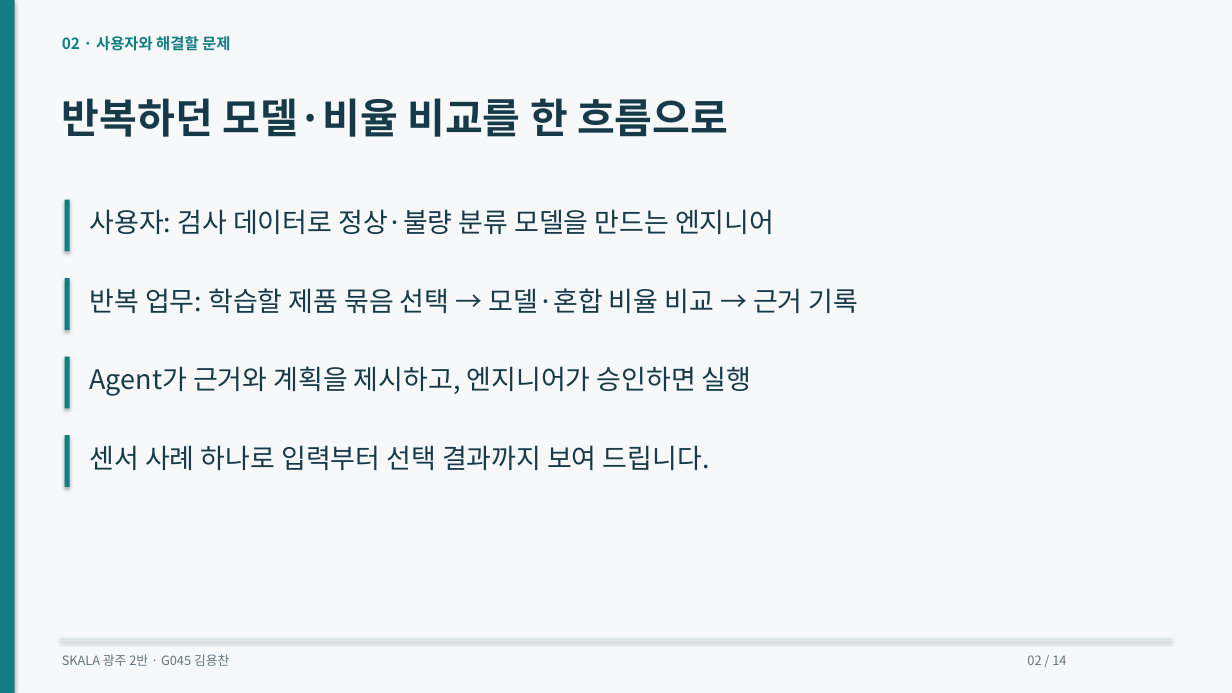
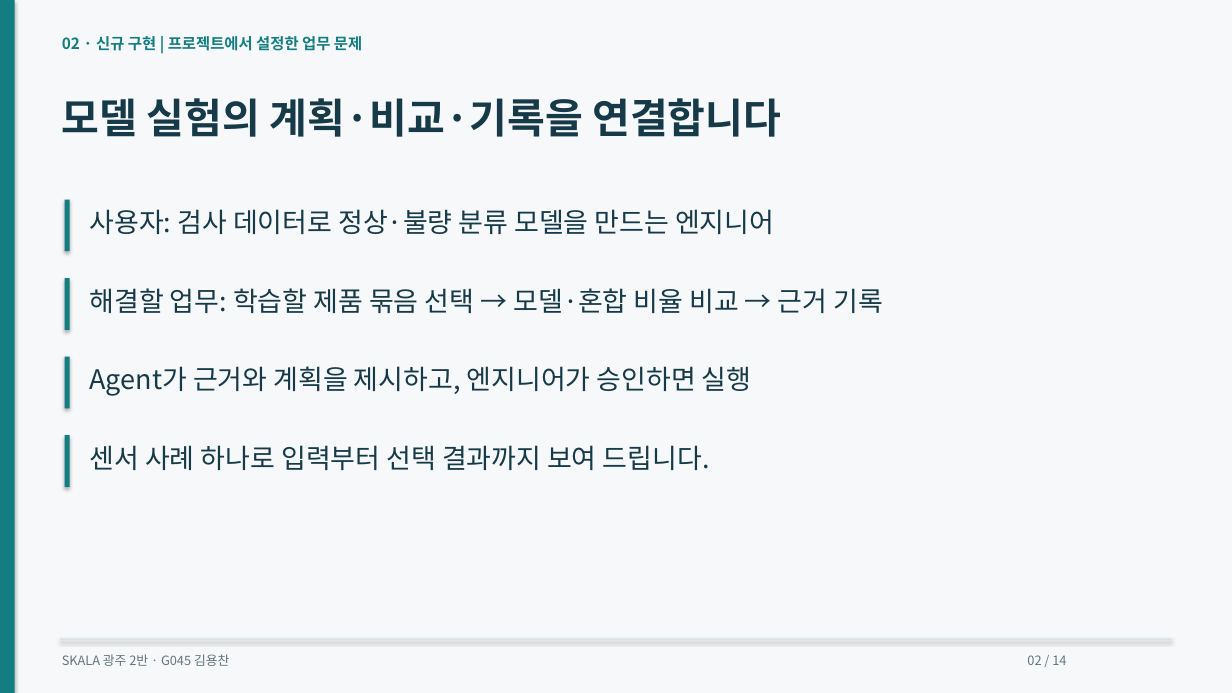
Before and after one commit to dragonchan95/Semiconductor-AI-Agent, a slide deck: slide 2 of docs/G045_Semiconductor_Agent.pptx. Drawn at 1232x693 pixels with LibreOffice and Linux fonts; fonts in the diff are those of the drawing. Boxes give left, top, right and bottom in pixels: in the first picture for what was removed or moved away, otherwise in the second. Text is boxed around its words. In the diff, an @@ line names an element or a change of style, - is before the commit and + after.

```diff
--- a/docs/G045_Semiconductor_Agent.pptx
+++ b/docs/G045_Semiconductor_Agent.pptx
@@ text at bbox=[62, 36, 362, 51]: text changed @@
-02 · 사용자와 해결할 문제
+02 · 신규 구현 | 프로젝트에서 설정한 업무 문제
@@ text at bbox=[62, 98, 781, 137]: text changed @@
-반복하던 모델·비율 비교를 한 흐름으로
+모델 실험의 계획·비교·기록을 연결합니다
@@ text at bbox=[90, 288, 884, 313]: text changed @@
-반복 업무: 학습할 제품 묶음 선택 → 모델·혼합 비율 비교 → 근거 기록
+해결할 업무: 학습할 제품 묶음 선택 → 모델·혼합 비율 비교 → 근거 기록
```
Also in this commit, not shown: 8 other slides changed, 1 slide added, 1 slide removed, 53 other files.
